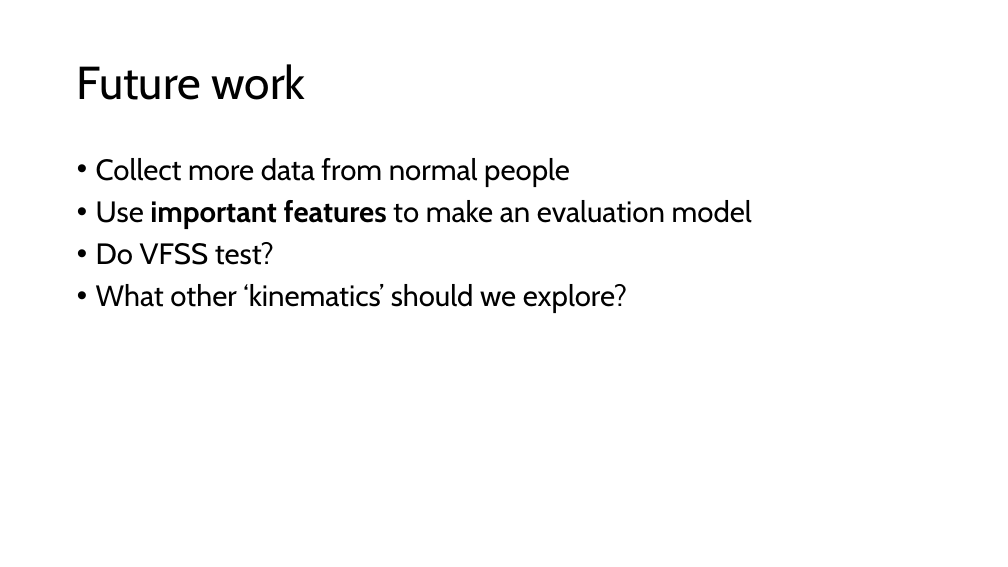
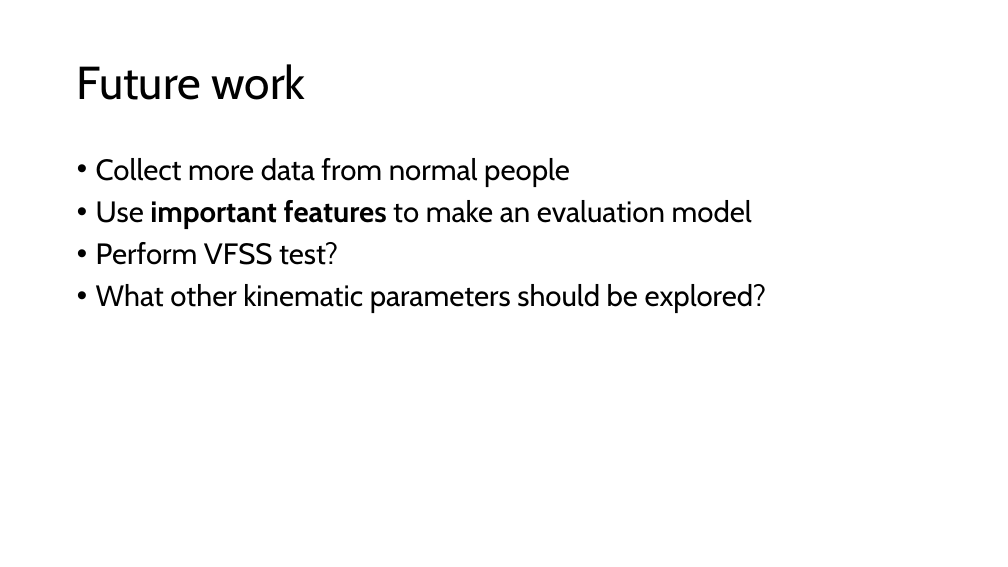
Before and after one commit to SeitoMoyi/Chew_Swallow_MATLAB, a slide deck: slide 9 of 0715.pptx. Drawn at 1008x567 pixels with LibreOffice and Linux fonts; fonts in the diff are those of the drawing. Boxes give left, top, right and bottom in pixels: in the first picture for what was removed or moved away, otherwise in the second. Text is boxed around its words. In the diff, an @@ line names an element or a change of style, - is before the commit and + after.

Commit message:
grammar fix for slides

```diff
--- a/0715.pptx
+++ b/0715.pptx
@@ text at (96,242,766,313): text changed @@
-• Do VFSS test?
-• What other ‘kinematics’ should we explore?
+• Perform VFSS test?
+• What other kinematic parameters should be explored?
```
Also in this commit, not shown: 2 other slides changed.
